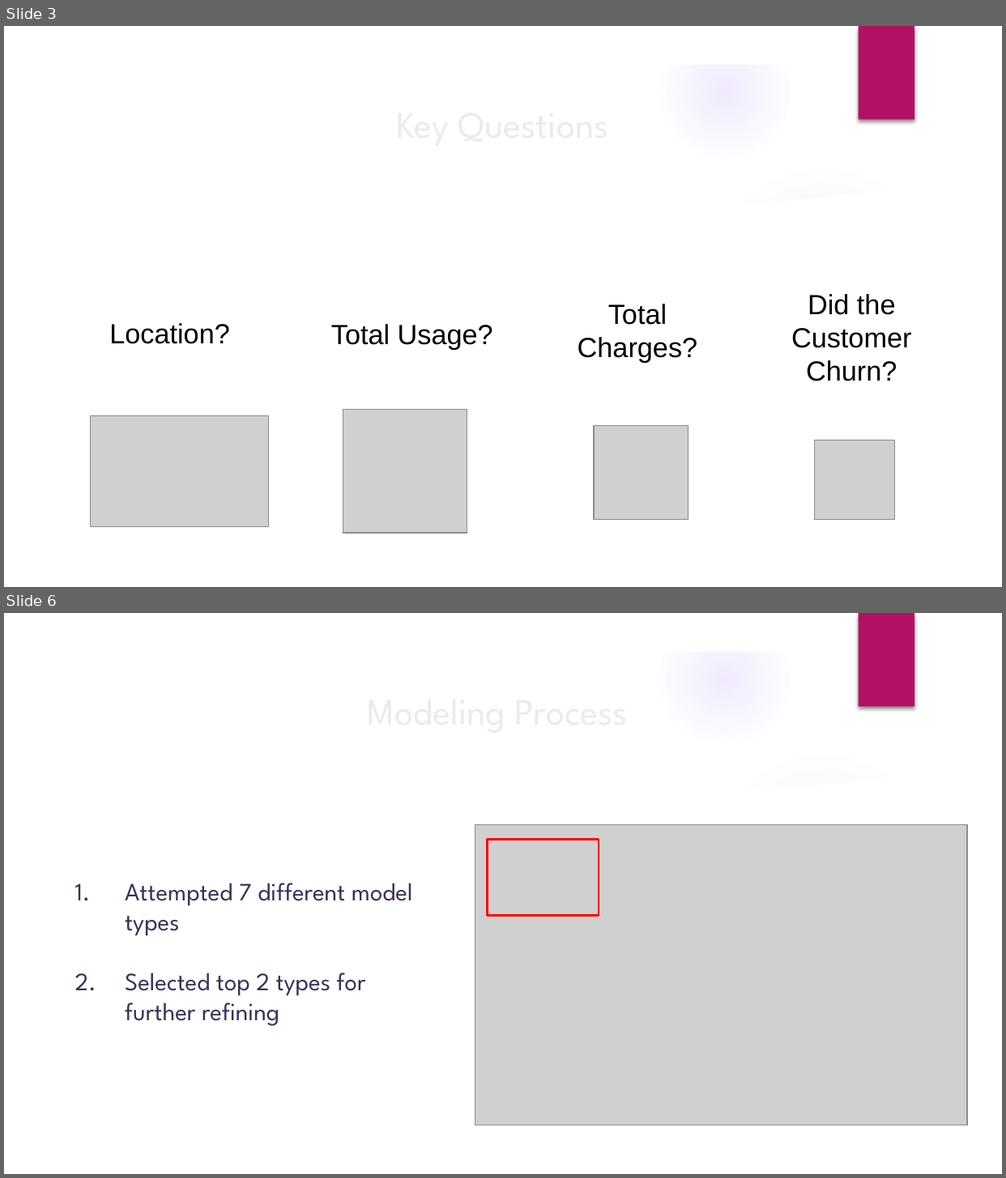
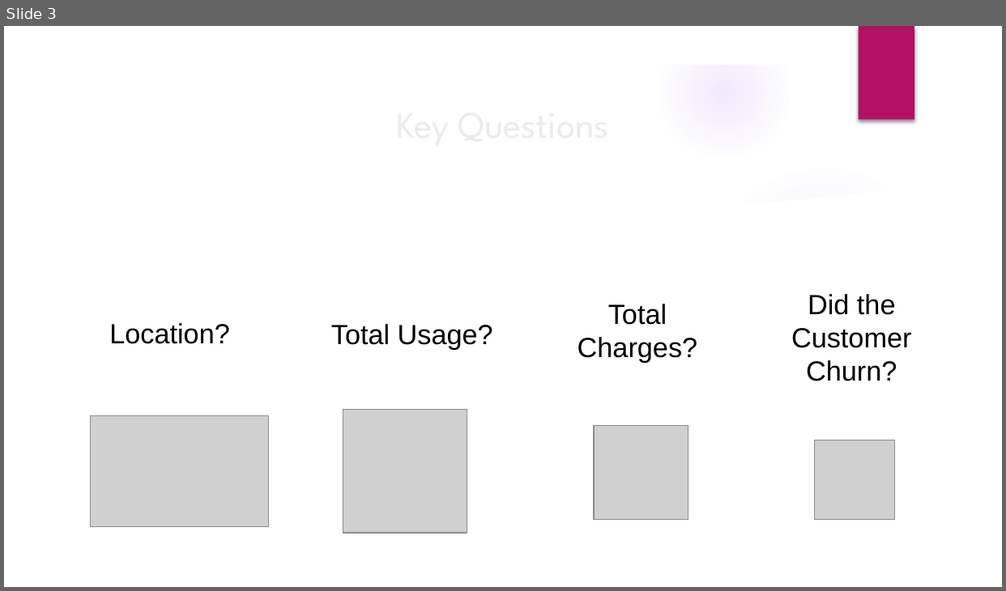
Before and after one commit to AliRampur/Phase-3-Project, a slide deck: Phase 3 Presentation.pptx. Shown one above the other, each under a label of ours: slides 3 and 6 before the commit, slide 3 after it; the slides between them are not shown. The pictures are 1006x1178 and 1006x591 pixels, drawn with LibreOffice and Linux fonts; fonts in the diff are those of the drawing; grey boxes stand for pictures; background and template pictures are left out. Boxes give left, top, right and bottom in pixels: in the first picture for what was removed or moved away, otherwise in the second. Text is boxed around its words. In the diff, an @@ line names an element or a change of style, - is before the commit and + after.

Commit message:
further updates to ppt based on feedback and updates to notebook

```diff
--- a/Phase 3 Presentation.pptx
+++ b/Phase 3 Presentation.pptx
@@ slide 6 removed at (4,613,1002,1174), background picture (left out); not listed: 9 template elements that a slide beside it also shows @@
@@ title removed at (73,678,922,777) @@
-Modeling Process
@@ picture removed at (475,824,967,1125) @@
@@ rectangle removed at (487,840,598,915) @@
@@ text removed at (125,883,413,1026) @@
-1. Attempted 7 different model types
-2. Selected top 2 types for further refining
```
Also in this commit, not shown: 8 slides changed, 1 slide added, 2 other files.
